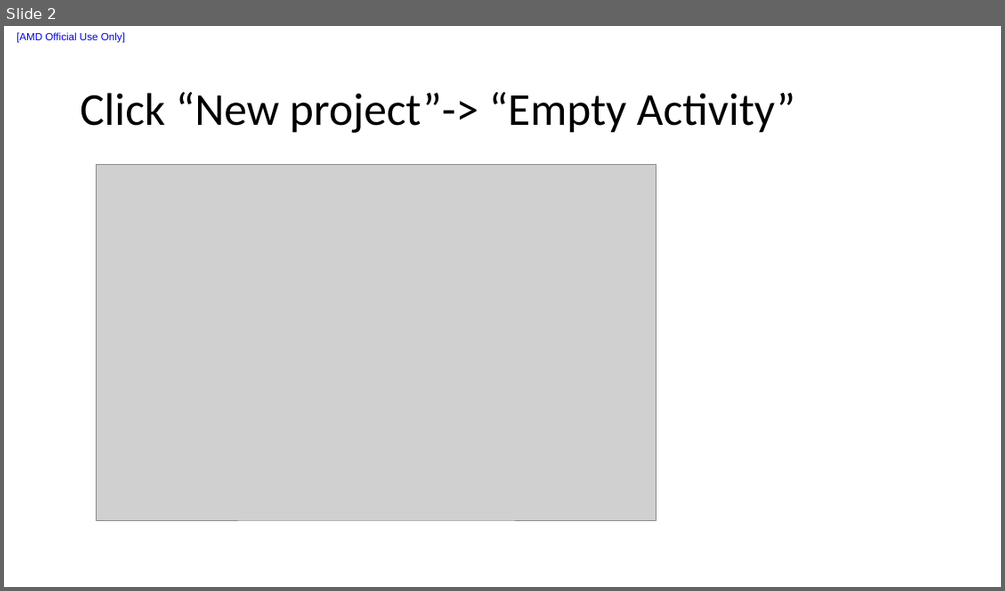
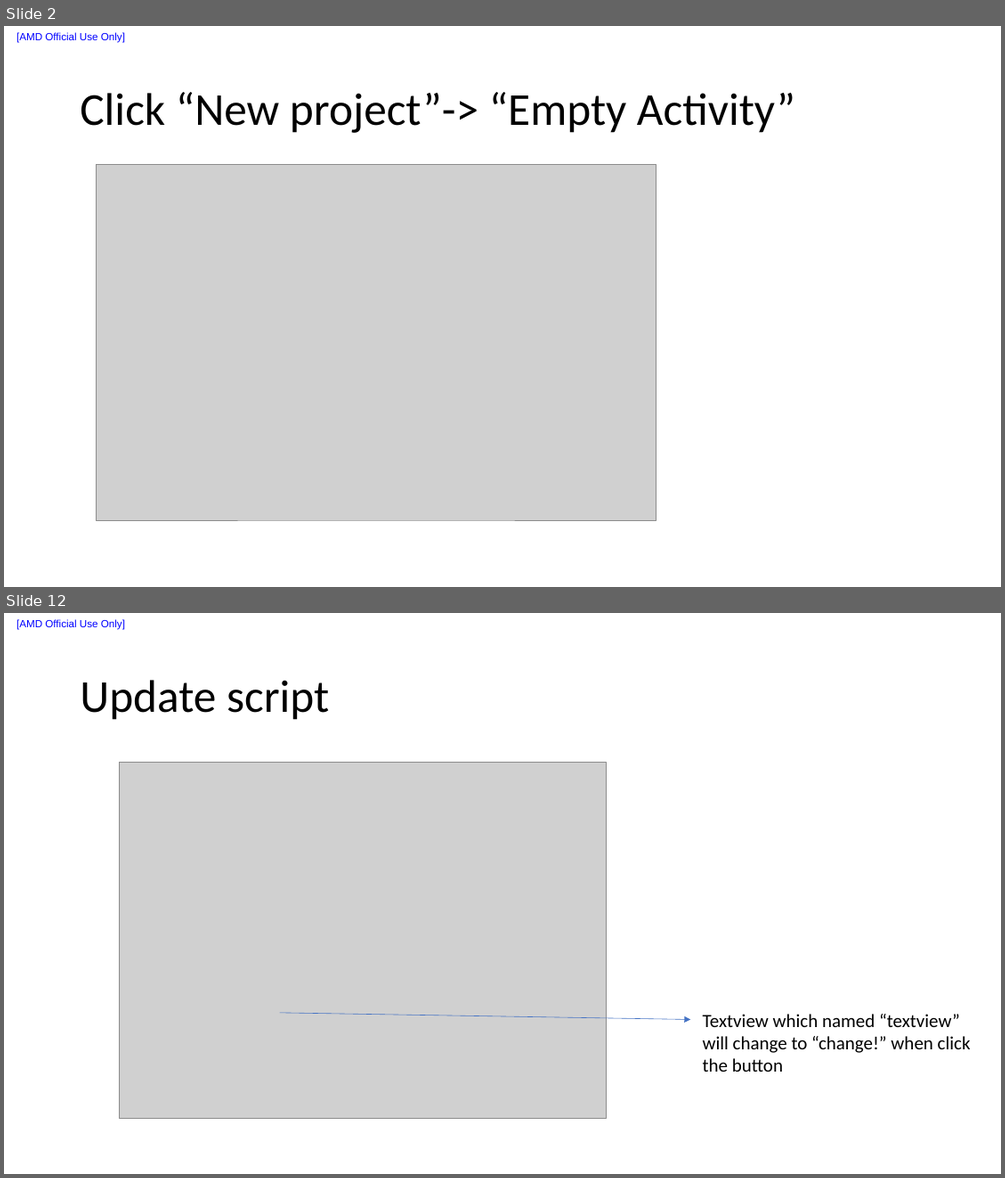
Before and after one commit to liuxu-github-ui/Java, a slide deck: Android studio/Notes.pptx. Shown one above the other, each under a label of ours: slide 2 before the commit, slides 2 and 12 after it; the slides between them are not shown. The pictures are 1005x591 and 1005x1178 pixels, drawn with LibreOffice and Linux fonts; fonts in the diff are those of the drawing; grey boxes stand for pictures. Boxes give left, top, right and bottom in pixels: in the first picture for what was removed or moved away, otherwise in the second. Text is boxed around its words. In the diff, an @@ line names an element or a change of style, - is before the commit and + after.

```diff
--- a/Android studio/Notes.pptx
+++ b/Android studio/Notes.pptx
@@ slide 12 added at box(4, 613, 1001, 1174), background #FFFFFF; not listed: 1 template element that a slide beside it also shows @@
@@ title added at box(80, 680, 329, 720), 44 pt, text #000000 @@
+Update script
@@ picture added at box(119, 763, 606, 1119) @@
@@ arrow added from (280, 1013) to (690, 1019), #4472C4 0.5 pt @@
@@ text added at box(703, 1013, 971, 1071), 18 pt, text #000000 @@
+Textview which named “textview” will change to “change!” when click the button
```
Also in this commit, not shown: 23 other slides added, 1 other file.
